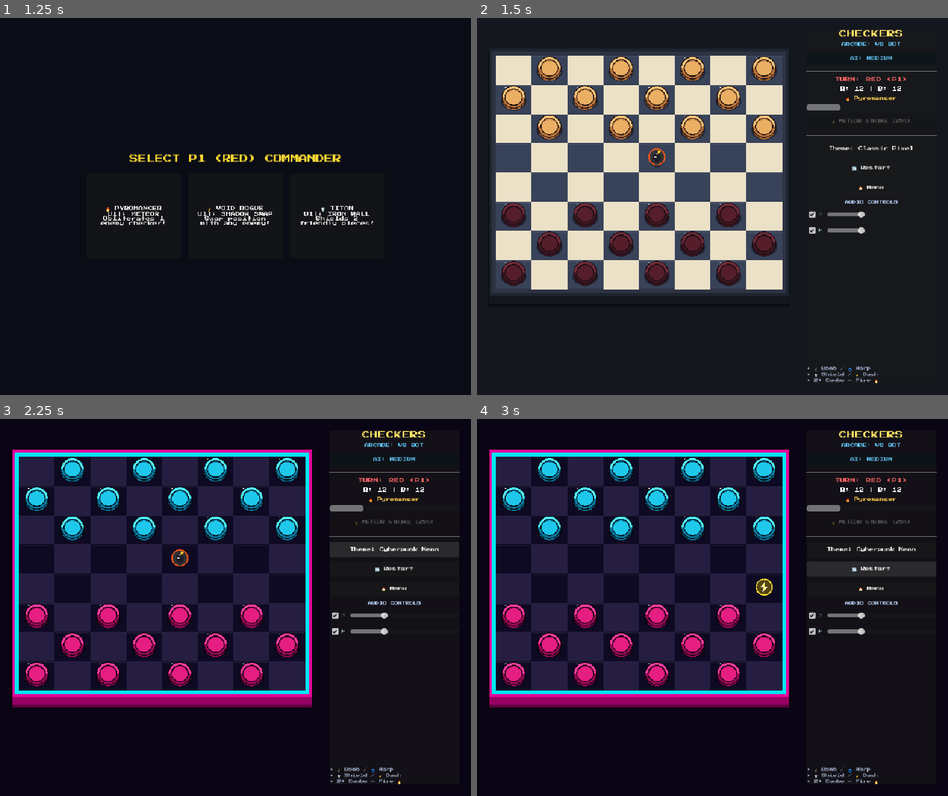
Above: before the commit, frames 1-4 (two rows, left to right).
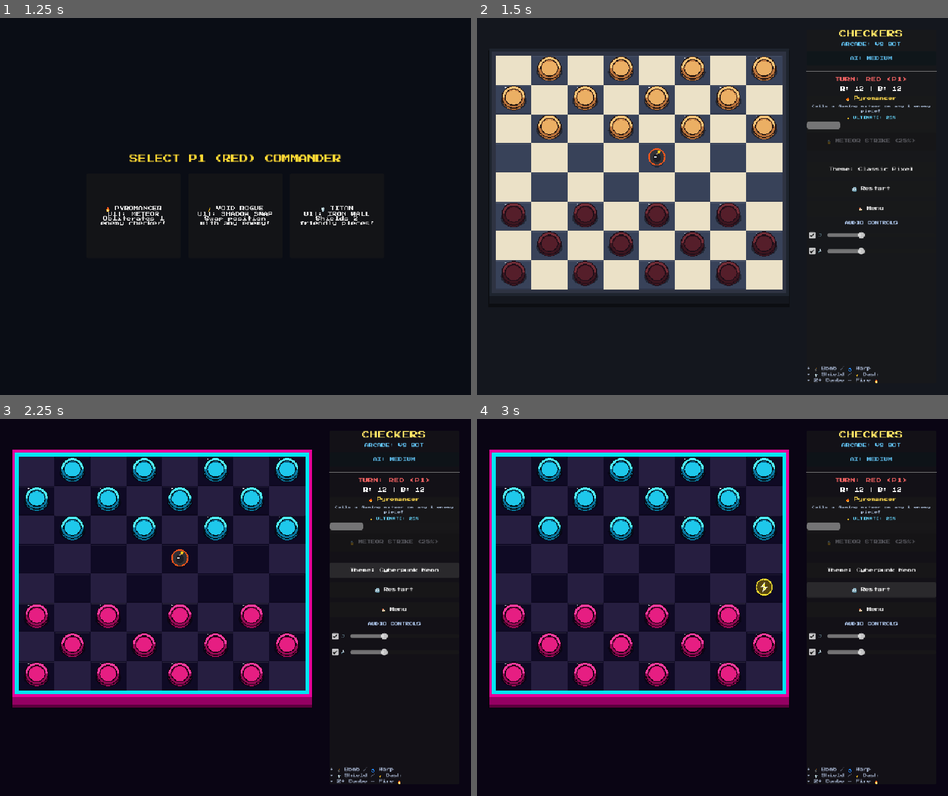
Above: after the commit, the same moments.

Repository: sylasjr/arcade-battle-checkers
Game: Godot game, scene res://scenes/Main.tscn
The game is run twice, just before and just after one commit, with the same random seed, the same clock (stepped at 60 frames per second) and the same inputs. Sound files missing from this copy of the repository are replaced by a short silence.
Inputs:
- Up to frame 1 (1.25 s): click "⚔️ VS BOT (Arcade)" at 0.5 s
- Up to frame 2 (1.5 s): click "🔥 PYROMANCER Ult: METEOR Obli…" at 1.25 s
- Up to frame 3 (2.25 s): click "Theme: Classic Pixel" at 2 s
- Up to frame 4 (3 s): click "🔄 Restart" at 2.75 s

Frame 1 is identical in both runs. In frame 2, 1.5% of the frame differs, in the area x 69-98%, y 22-63%; in frame 3, 1.6%; in frame 4, 1.6%.

Commit message:
feat: upgrade Special Move UI into a pulsing Arcade Action Card with live ability description, progress percentage, and targeting cues

Diff:
--- a/scenes/UI.tscn
+++ b/scenes/UI.tscn
@@ -70,30 +70,68 @@
 text = "R: 12 | B: 12"
 horizontal_alignment = 1
 
-[node name="HeroBox" type="VBoxContainer" parent="Panel/VBoxContainer"]
-layout_mode = 2
-theme_override_constants/separation = 6
-
-[node name="HeroLabel" type="Label" parent="Panel/VBoxContainer/HeroBox"]
-layout_mode = 2
-theme_override_colors/font_color = Color(1, 0.8, 0.3, 1)
+[node name="HeroCard" type="PanelContainer" parent="Panel/VBoxContainer"]
+layout_mode = 2
+theme_override_styles/panel = null
+
+[node name="HeroBox" type="VBoxContainer" parent="Panel/VBoxContainer/HeroCard"]
+layout_mode = 2
+theme_override_constants/separation = 7
+
+[node name="HeroHeader" type="HBoxContainer" parent="Panel/VBoxContainer/HeroCard/HeroBox"]
+layout_mode = 2
+alignment = 1
+
+[node name="HeroLabel" type="Label" parent="Panel/VBoxContainer/HeroCard/HeroBox/HeroHeader"]
+layout_mode = 2
+theme_override_colors/font_color = Color(1, 0.85, 0.3, 1)
 theme_override_fonts/font = ExtResource("2_font")
 theme_override_font_sizes/font_size = 9
 text = "🔥 Pyromancer"
 horizontal_alignment = 1
 
-[node name="UltProgressBar" type="ProgressBar" parent="Panel/VBoxContainer/HeroBox"]
-custom_minimum_size = Vector2(0, 14)
+[node name="HeroDesc" type="Label" parent="Panel/VBoxContainer/HeroCard/HeroBox"]
+layout_mode = 2
+theme_override_colors/font_color = Color(0.65, 0.72, 0.82, 1)
+theme_override_fonts/font = ExtResource("2_font")
+theme_override_font_sizes/font_size = 7
+text = "Obliterates 1 enemy checker!"
+horizontal_alignment = 1
+autowrap_mode = 2
+
+[node name="EnergyContainer" type="VBoxContainer" parent="Panel/VBoxContainer/HeroCard/HeroBox"]
+layout_mode = 2
+theme_override_constants/separation = 3
+
+[node name="EnergyLabel" type="Label" parent="Panel/VBoxContainer/HeroCard/HeroBox/EnergyContainer"]
+layout_mode = 2
+theme_override_colors/font_color = Color(0.4, 0.85, 1, 1)
+theme_override_fonts/font = ExtResource("2_font")
+theme_override_font_sizes/font_size = 7
+text = "⚡ ULTIMATE CHARGE: 25%"
+horizontal_alignment = 1
+
+[node name="UltProgressBar" type="ProgressBar" parent="Panel/VBoxContainer/HeroCard/HeroBox/EnergyContainer"]
+custom_minimum_size = Vector2(0, 16)
 layout_mode = 2
 value = 25.0
 show_percentage = false
 
-[node name="UltButton" type="Button" parent="Panel/VBoxContainer/HeroBox"]
-custom_minimum_size = Vector2(0, 34)
-layout_mode = 2
-theme_override_fonts/font = ExtResource("2_font")
-theme_override_font_sizes/font_size = 8
+[node name="UltButton" type="Button" parent="Panel/VBoxContainer/HeroCard/HeroBox"]
+custom_minimum_size = Vector2(0, 38)
+layout_mode = 2
+theme_override_fonts/font = ExtResource("2_font")
+theme_override_font_sizes/font_size = 9
 text = "🔒 METEOR (25%)"
+
+[node name="TargetHint" type="Label" parent="Panel/VBoxContainer/HeroCard/HeroBox"]
+visible = false
+layout_mode = 2
+theme_override_colors/font_color = Color(1, 0.3, 0.3, 1)
+theme_override_fonts/font = ExtResource("2_font")
+theme_override_font_sizes/font_size = 7
+text = "🎯 CLICK AN ENEMY PIECE!"
+horizontal_alignment = 1
 
 [node name="HSeparator2" type="HSeparator" parent="Panel/VBoxContainer"]
 layout_mode = 2
--- a/scripts/Board.gd
+++ b/scripts/Board.gd
@@ -14,6 +14,7 @@
 signal combo_scored(streak_count: int)
 signal powerup_triggered(power_type: PowerUpManager.PowerType, world_pos: Vector2)
 signal energy_gained(player: Piece.Player, amount: float)
+signal ultimate_targeting_changed(is_targeting: bool)
 
 const BOARD_SIZE = 8
 # Semi-orthogonal 3/4 foreshortened tile dimensions
@@ -411,6 +412,7 @@
 	else:
 		is_targeting_ult = true
 		targeting_hero_class = h_class
+		emit_signal("ultimate_targeting_changed", true)
 		queue_redraw()
 
 func _cast_titan_ult() -> void:
@@ -427,6 +429,7 @@
 
 func _execute_targeted_ult(clicked_pos: Vector2i) -> void:
 	is_targeting_ult = false
+	emit_signal("ultimate_targeting_changed", false)
 
 	if not grid.has(clicked_pos):
 		queue_redraw()
--- a/scripts/Main.gd
+++ b/scripts/Main.gd
@@ -63,6 +63,7 @@
 	board.powerup_triggered.connect(_on_powerup_triggered)
 	board.energy_gained.connect(_on_energy_gained)
 	board.king_promoted.connect(_on_king_promoted)
+	board.ultimate_targeting_changed.connect(func(_targeting): _update_hero_hud())
 	board.game_over.connect(func(_winner): audio_manager.play_win())
 
 func _on_theme_changed(t_data: Dictionary) -> void:
@@ -132,7 +133,7 @@
 	var h_data = hero_manager.get_hero_data(board.current_player)
 	var energy = hero_manager.get_energy(board.current_player)
 	var is_ready = hero_manager.is_ult_ready(board.current_player)
-	ui.update_hero_ui(h_data.name, h_data.icon, h_data.ult_name, energy, is_ready)
+	ui.update_hero_ui(h_data.name, h_data.icon, h_data.ult_name, h_data.desc, energy, is_ready, board.is_targeting_ult)
 
 func _on_diff_changed(new_diff: BotAI.Difficulty) -> void:
 	current_bot_diff = new_diff
--- a/scripts/UI.gd
+++ b/scripts/UI.gd
@@ -19,10 +19,13 @@
 @onready var menu_button: Button = $Panel/VBoxContainer/MenuButton
 
 # Hero & Ultimate UI in Sidebar
-@onready var hero_box: VBoxContainer = $Panel/VBoxContainer/HeroBox
-@onready var hero_label: Label = $Panel/VBoxContainer/HeroBox/HeroLabel
-@onready var ult_bar: ProgressBar = $Panel/VBoxContainer/HeroBox/UltProgressBar
-@onready var ult_btn: Button = $Panel/VBoxContainer/HeroBox/UltButton
+@onready var hero_card: PanelContainer = $Panel/VBoxContainer/HeroCard
+@onready var hero_label: Label = $Panel/VBoxContainer/HeroCard/HeroBox/HeroHeader/HeroLabel
+@onready var hero_desc: Label = $Panel/VBoxContainer/HeroCard/HeroBox/HeroDesc
+@onready var energy_label: Label = $Panel/VBoxContainer/HeroCard/HeroBox/EnergyContainer/EnergyLabel
+@onready var ult_bar: ProgressBar = $Panel/VBoxContainer/HeroCard/HeroBox/EnergyContainer/UltProgressBar
+@onready var ult_btn: Button = $Panel/VBoxContainer/HeroCard/HeroBox/UltButton
+@onready var target_hint: Label = $Panel/VBoxContainer/HeroCard/HeroBox/TargetHint
 
 @onready var music_check: CheckBox = $Panel/VBoxContainer/MusicBox/MusicCheck
 @onready var music_slider: HSlider = $Panel/VBoxContainer/MusicBox/MusicSlider
@@ -38,6 +41,7 @@
 var is_arcade_mode: bool = true
 var current_diff: BotAI.Difficulty = BotAI.Difficulty.MEDIUM
 var diff_names = ["EASY", "MEDIUM", "HARD", "💀 NIGHTMARE"]
+var ready_pulse_tween: Tween = null
 
 func _ready() -> void:
 	win_dialog.visible = false
@@ -58,7 +62,7 @@
 	is_arcade_mode = arcade
 	current_diff = diff
 	diff_btn.visible = single_player
-	hero_box.visible = is_arcade_mode
+	hero_card.visible = is_arcade_mode
 
 	if is_arcade_mode:
 		mode_label.text = "ARCADE: VS BOT" if is_single_player else "ARCADE: 2P"
@@ -67,19 +71,35 @@
 
 	_update_diff_button_style()
 
-func update_hero_ui(hero_name: String, hero_icon: String, ult_name: String, energy_val: float, is_ready: bool) -> void:
-	if not hero_box.visible:
+func update_hero_ui(hero_name: String, hero_icon: String, ult_name: String, desc_text: String, energy_val: float, is_ready: bool, is_targeting: bool = false) -> void:
+	if not hero_card.visible:
 		return
 	hero_label.text = "%s %s" % [hero_icon, hero_name]
+	hero_desc.text = desc_text
+	energy_label.text = "⚡ ULTIMATE: %d%%" % int(energy_val)
 	ult_bar.value = energy_val
-	if is_ready:
+	target_hint.visible = is_targeting
+
+	if is_targeting:
+		ult_btn.disabled = false
+		ult_btn.text = "🎯 TARGETING..."
+		ult_btn.modulate = Color(1.0, 0.2, 0.2)
+	elif is_ready:
 		ult_btn.disabled = false
 		ult_btn.text = "⚡ %s (READY!)" % ult_name
-		ult_btn.modulate = Color(1.0, 1.0, 0.2)
+		ult_btn.modulate = Color(1.0, 0.95, 0.1)
+
+		if ready_pulse_tween == null or not ready_pulse_tween.is_valid():
+			ready_pulse_tween = create_tween().set_loops()
+			ready_pulse_tween.tween_property(ult_btn, "scale", Vector2(1.04, 1.04), 0.4).set_trans(Tween.TRANS_SINE)
+			ready_pulse_tween.tween_property(ult_btn, "scale", Vector2(1.0, 1.0), 0.4).set_trans(Tween.TRANS_SINE)
 	else:
+		if ready_pulse_tween != null and ready_pulse_tween.is_valid():
+			ready_pulse_tween.kill()
+		ult_btn.scale = Vector2.ONE
 		ult_btn.disabled = true
 		ult_btn.text = "🔒 %s (%d%%)" % [ult_name, int(energy_val)]
-		ult_btn.modulate = Color(0.7, 0.7, 0.7)
+		ult_btn.modulate = Color(0.65, 0.65, 0.7)
 
 func _on_diff_pressed() -> void:
 	var next_val = (int(current_diff) + 1) % 4
